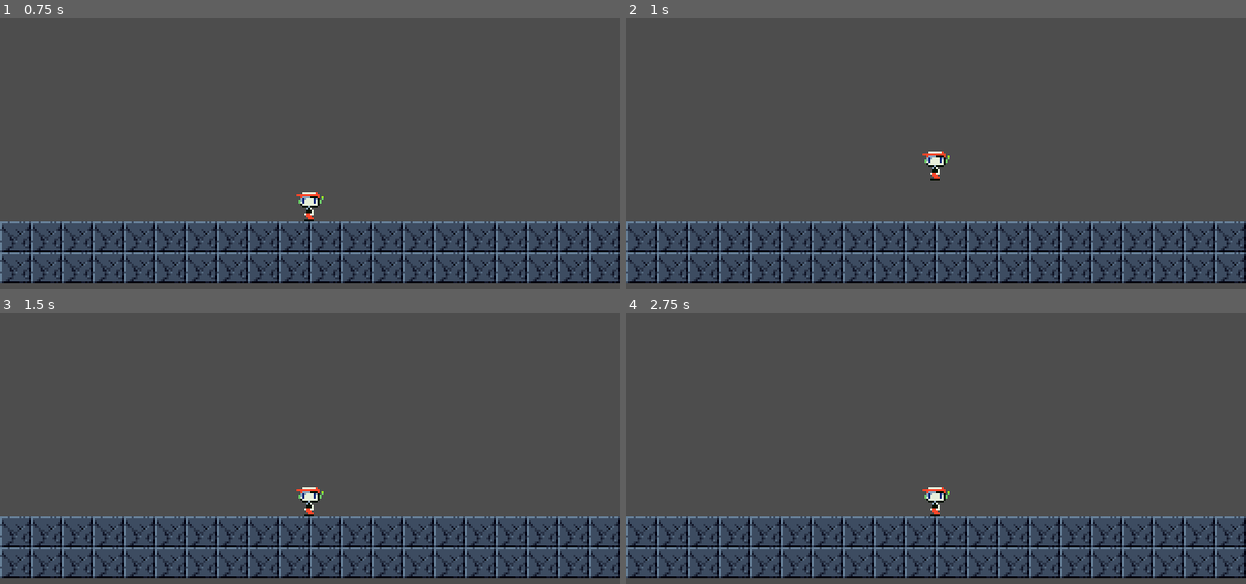
Above: before the commit, frames 1-4 (two rows, left to right).
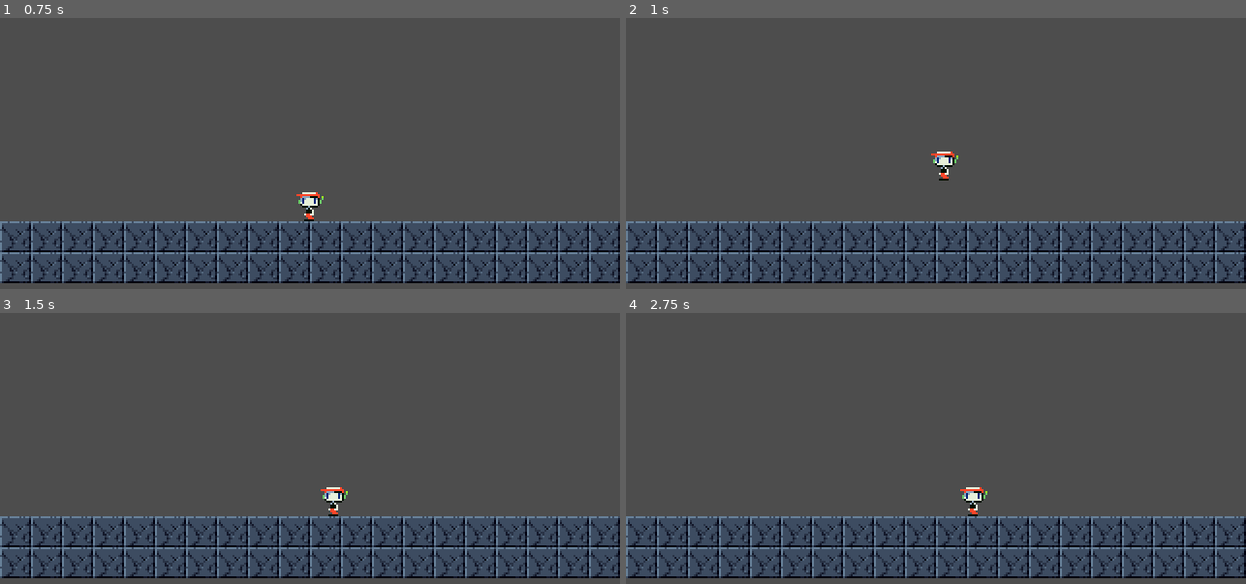
Above: after the commit, the same moments.

Repository: atirut-w/cave-story-gd
Game: Godot game, scene res://scenes/player_test.tscn
The game is run twice, just before and just after one commit, with the same random seed, the same clock (stepped at 60 frames per second) and the same inputs. The project has no main scene, so this scene is started directly.
Inputs:
- Up to frame 1 (0.75 s): hold Right (right) from 0.53 s (still down)
- Up to frame 2 (1 s): keep holding Right (right); tap Z (jump) at 0.77 s
- Up to frame 3 (1.5 s): release Right (right) at 1.28 s; hold Left (left) from 1.28 s (still down)
- Up to frame 4 (2.75 s): tap Z (jump) at 1.52 s; release Left (left) at 2.03 s; hold Right (right) from 2.03 s (still down)

Frame 1 is identical in both runs. In frame 2, 0.3% of the frame differs, in the area x 47-54%, y 49-60%; in frame 3, 0.5%, in the area x 47-57%, y 64-75%; in frame 4, 0.5%.

Commit message:
Implement horizontal movement

Diff:
--- a/scripts/player.gd
+++ b/scripts/player.gd
@@ -5,6 +5,10 @@
 @export var gravity := 0x50
 @export var jumping_gravity := 0x20
 @export var jump_speed := 0x500
+
+@export var max_walking_speed := 0x32c
+@export var walking_accel := 0x55
+@export var friction := 0x33
 
 var velocity: Vector2
 var is_on_ground: bool
@@ -20,5 +24,15 @@
 	if is_on_ground && Input.is_action_just_pressed("jump"):
 		velocity.y = jump_speed
 
+	if velocity.x > max_walking_speed:
+		velocity.x = max_walking_speed
+	if is_on_ground && (Input.is_action_pressed("left") || Input.is_action_pressed("right")):
+		velocity.x += Input.get_axis("left", "right") * walking_accel
+	if is_on_ground:
+		velocity.x -= clamp(velocity.x, 0, friction)
+
 	var vertical_collision := move_and_collide(Vector2(0, -velocity.y) / 0x200)
 	is_on_ground = velocity.y < 0 && vertical_collision != null
+	# TODO: 1-pixel grace distance thing
+
+	var horizontal_collision := move_and_collide(Vector2(velocity.x, 0) / 0x200)
